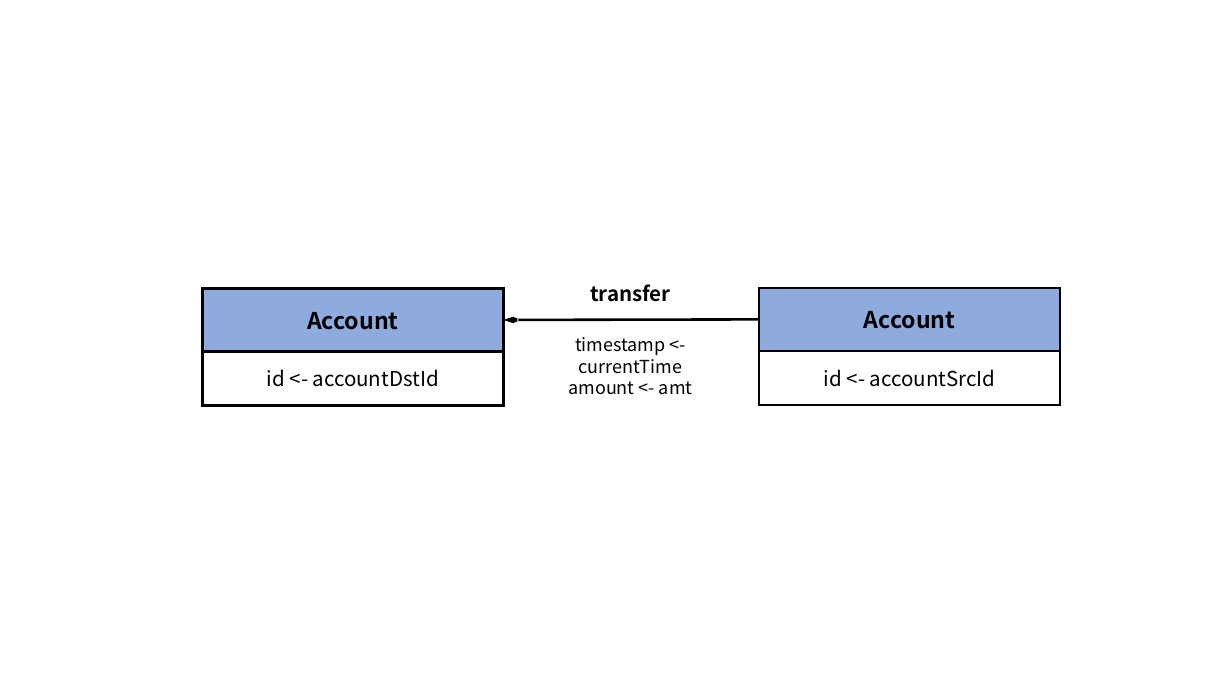
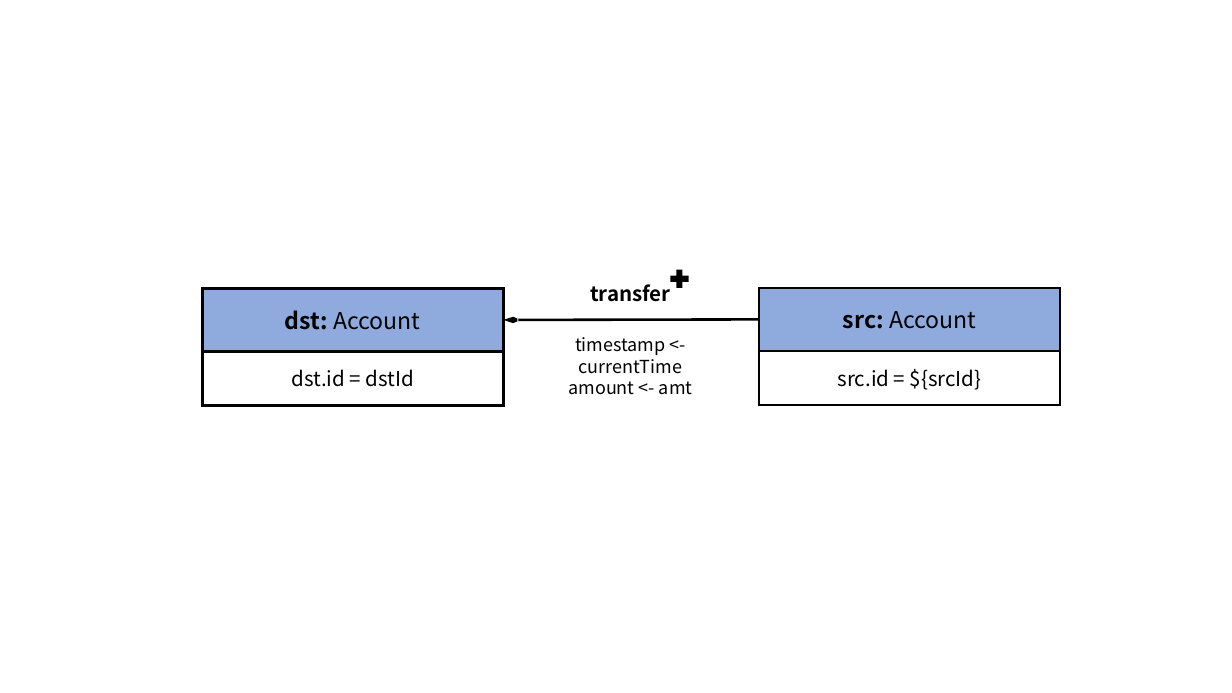
Before and after one commit to ldbc/ldbc_finbench_docs, a slide deck: slide 3 of patterns/transaction-write.pptx. Drawn at 1232x693 pixels with LibreOffice and Linux fonts; fonts in the diff are those of the drawing. Boxes give left, top, right and bottom in pixels: in the first picture for what was removed or moved away, otherwise in the second. Text is boxed around its words. In the diff, an @@ line names an element or a change of style, - is before the commit and + after.

```diff
--- a/patterns/transaction-write.pptx
+++ b/patterns/transaction-write.pptx
@@ plus added at [671,270,689,288], fill #000000 @@
@@ text in rectangle at [285,310,420,330]: text changed; bold off @@
-Account
+dst: Account
@@ text in rectangle at [843,311,976,329]: text changed; bold off @@
-Account
+src: Account
@@ text in rectangle at [292,369,414,387]: text changed @@
-id <- accountDstId
+dst.id = dstId
@@ text in rectangle at [838,369,982,390]: text changed @@
-id <- accountSrcId
+src.id = ${srcId}
```
Also in this commit, not shown: 13 other slides changed, 49 other files.
